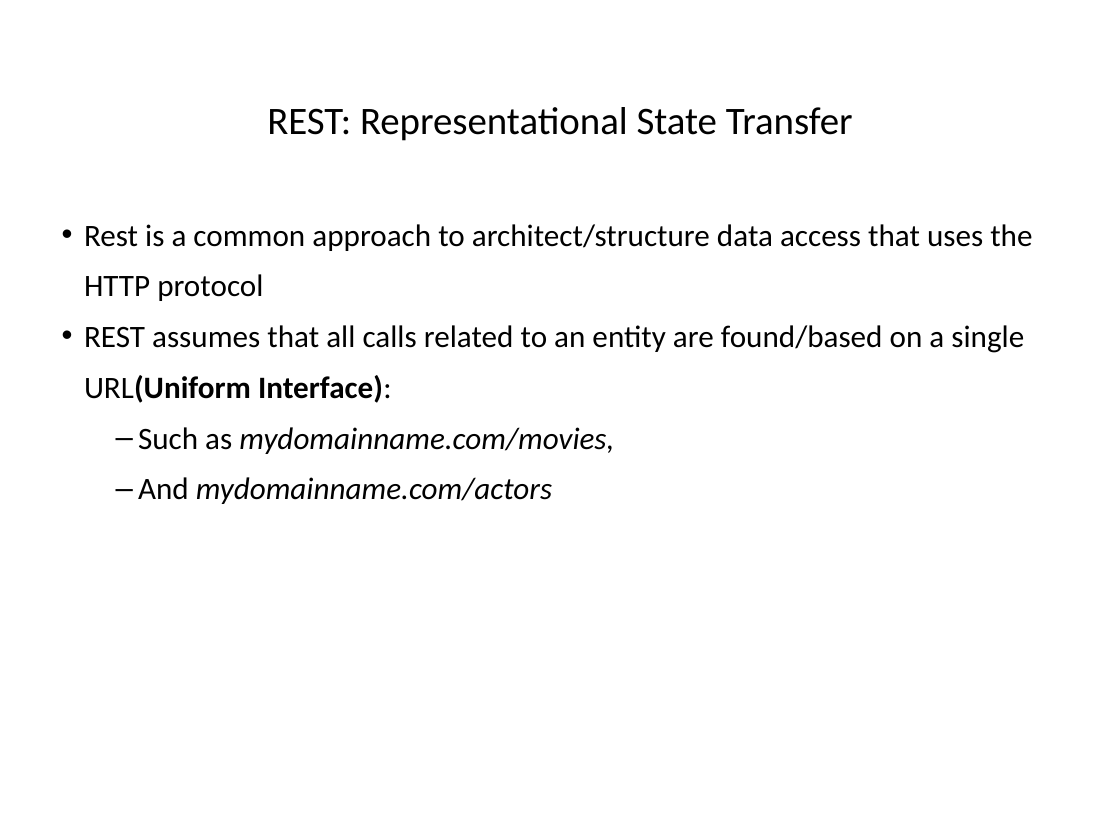
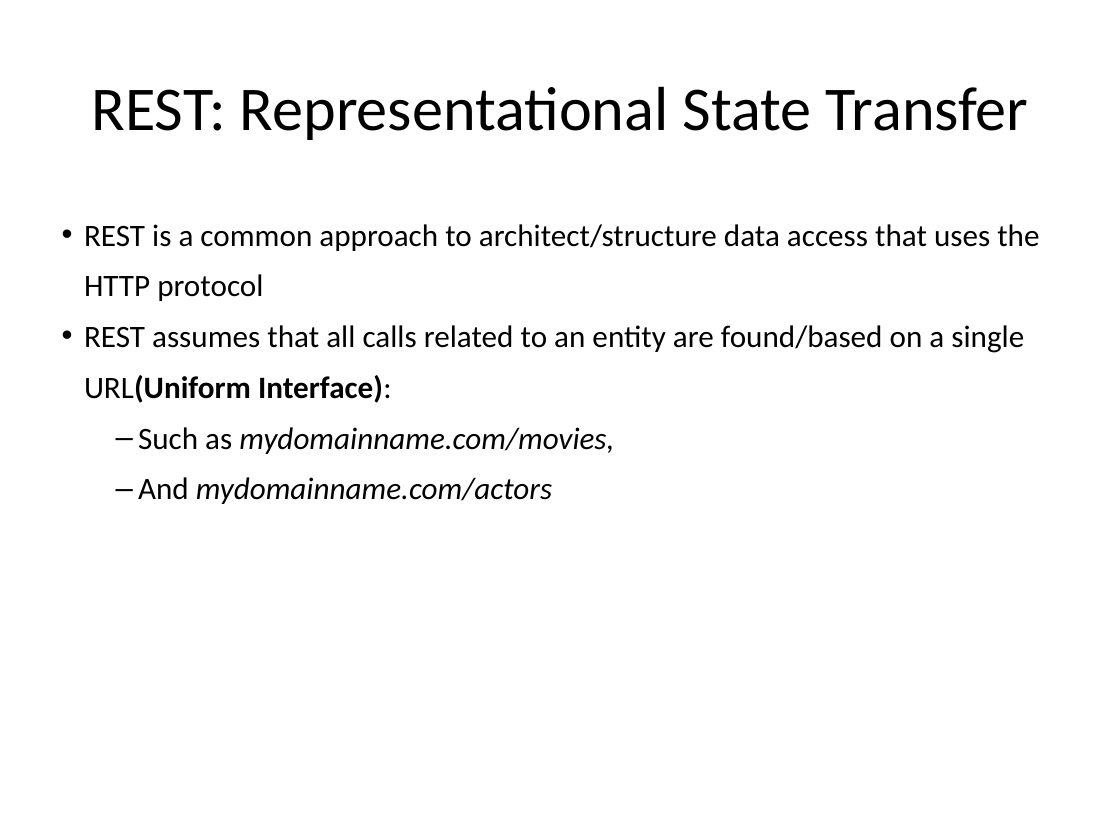
Before and after one commit to hogeschool/Development-5, a slide deck: slide 17 of Lectures/Lecture3/lesson3.pptx. Drawn at 1120x840 pixels with LibreOffice and Linux fonts; fonts in the diff are those of the drawing. Boxes give left, top, right and bottom in pixels: in the first picture for what was removed or moved away, otherwise in the second. Text is boxed around its words. In the diff, an @@ line names an element or a change of style, - is before the commit and + after.

```diff
--- a/Lectures/Lecture3/lesson3.pptx
+++ b/Lectures/Lecture3/lesson3.pptx
@@ title "REST: Representational State Transfer" at bbox=[91, 86, 1029, 140]: size 25 to 40 pt @@
@@ text at bbox=[84, 224, 1039, 301]: text changed @@
-• Rest is a common approach to architect/structure data access that uses the HTTP protocol
+• REST is a common approach to architect/structure data access that uses the HTTP protocol
```
Also in this commit, not shown: 18 other slides changed, 15 slides added.
